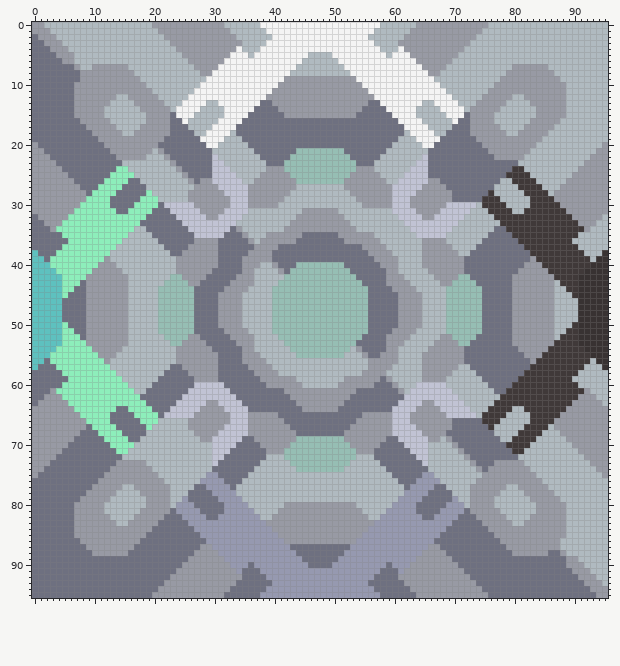
Two versions of one sprite sheet, sprites/blocks/craft/7w05.png. The picture above is the old version.
The file is 96x96 pixels.
The result:
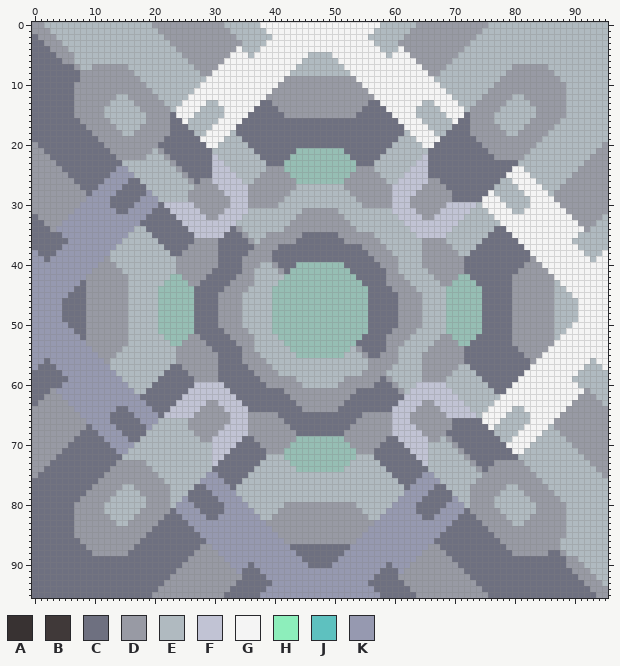
Palette (. is transparent): A #383232  B #403939  C #6e7080  D #989aa4  E #b0bac0  F #c1c3d4  G #f4f4f4  H #8deebb  J #5ec1bf  K #9699b0
Diff:
y 24: x 14..15 HH -> KK; x 80..81 BB -> GG
y 25: x 13..16 HHHH -> KKKK; x 79..82 BBBB -> GGGG
y 26: x 12..15 HHHH -> KKKK; x 80..83 BBBB -> GGGG
y 27: x 11..14 HHHH -> KKKK; x 81..84 BBBB -> GGGG
y 28: x 10..13 HHHH -> KKKK; x 19 H -> K; x 76 B -> G; x 82..85 BBBB -> GGGG
y 29: x 9..12 HHHH -> KKKK; x 18..20 HHH -> KKK; x 75..77 BBB -> GGG; x 83..86 BBBB -> GGGG
y 30: x 8..12 HHHHH -> KKKKK; x 17..20 HHHH -> KKKK; x 75..78 BBBB -> GGGG; x 83..87 BBBBB -> GGGGG
y 31: x 7..13 HHHHHHH -> KKKKKKK; x 16..19 HHHH -> KKKK; x 76..79 BBBB -> GGGG; x 82..88 BBBBBBB -> GGGGGGG
y 32: x 6..18 HHHHHHHHHHHHH -> KKKKKKKKKKKKK; x 77..89 BBBBBBBBBBBBB -> GGGGGGGGGGGGG
y 33: x 5..17 HHHHHHHHHHHHH -> KKKKKKKKKKKKK; x 78..90 BBBBBBBBBBBBB -> GGGGGGGGGGGGG
y 34: x 4..16 HHHHHHHHHHHHH -> KKKKKKKKKKKKK; x 79..91 BBBBBBBBBBBBB -> GGGGGGGGGGGGG
y 35: x 5..15 HHHHHHHHHHH -> KKKKKKKKKKK; x 80..90 BBBBBBBBBBB -> GGGGGGGGGGG
y 36: x 6..14 HHHHHHHHH -> KKKKKKKKK; x 81..89 BBBBBBBBB -> GGGGGGGGG
y 37: x 5..13 HHHHHHHHH -> KKKKKKKKK; x 82..90 BBBBBBBBB -> GGGGGGGGG
y 38: x 0 J -> K; x 4..12 HHHHHHHHH -> KKKKKKKKK; x 83..91 BBBBBBBBB -> GGGGGGGGG; x 95 A -> G
y 39: x 0..1 JJ -> KK; x 3..11 HHHHHHHHH -> KKKKKKKKK; x 84..92 BBBBBBBBB -> GGGGGGGGG; x 94..95 AA -> GG
y 40: x 0..10 JJJHHHHHHHH -> KKKKKKKKKKK; x 85..95 BBBBBBBBAAA -> GGGGGGGGGGG
y 41: x 0..9 JJJJHHHHHH -> KKKKKKKKKK; x 86..95 BBBBBBAAAA -> GGGGGGGGGG
y 42: x 0..8 JJJJJHHHH -> KKKKKKKKK; x 87..95 BBBBAAAAA -> GGGGGGGGG
y 43: x 0..7 JJJJJHHH -> KKKKKKKK; x 88..95 BBBAAAAA -> GGGGGGGG
y 44: x 0..6 JJJJJHH -> KKKKKKK; x 89..95 BBAAAAA -> GGGGGGG
y 45: x 0..5 JJJJJH -> KKKKKK; x 90..95 BAAAAA -> GGGGGG
y 46..49: x 0..4 JJJJJ -> KKKKK; x 91..95 AAAAA -> GGGGG
y 50: x 0..5 JJJJJH -> KKKKKK; x 90..95 BAAAAA -> GGGGGG
y 51: x 0..6 JJJJJHH -> KKKKKKK; x 89..95 BBAAAAA -> GGGGGGG
y 52: x 0..7 JJJJJHHH -> KKKKKKKK; x 88..95 BBBAAAAA -> GGGGGGGG
y 53: x 0..8 JJJJJHHHH -> KKKKKKKKK; x 87..95 BBBBAAAAA -> GGGGGGGGG
y 54: x 0..9 JJJJHHHHHH -> KKKKKKKKKK; x 86..95 BBBBBBAAAA -> GGGGGGGGGG
y 55: x 0..10 JJJHHHHHHHH -> KKKKKKKKKKK; x 85..95 BBBBBBBBAAA -> GGGGGGGGGGG
y 56: x 0..1 JJ -> KK; x 3..11 HHHHHHHHH -> KKKKKKKKK; x 84..92 BBBBBBBBB -> GGGGGGGGG; x 94..95 AA -> GG
y 57: x 0 J -> K; x 4..12 HHHHHHHHH -> KKKKKKKKK; x 83..91 BBBBBBBBB -> GGGGGGGGG; x 95 A -> G
y 58: x 5..13 HHHHHHHHH -> KKKKKKKKK; x 82..90 BBBBBBBBB -> GGGGGGGGG
y 59: x 6..14 HHHHHHHHH -> KKKKKKKKK; x 81..89 BBBBBBBBB -> GGGGGGGGG
y 60: x 5..15 HHHHHHHHHHH -> KKKKKKKKKKK; x 80..90 BBBBBBBBBBB -> GGGGGGGGGGG
y 61: x 4..16 HHHHHHHHHHHHH -> KKKKKKKKKKKKK; x 79..91 BBBBBBBBBBBBB -> GGGGGGGGGGGGG
y 62: x 5..17 HHHHHHHHHHHHH -> KKKKKKKKKKKKK; x 78..90 BBBBBBBBBBBBB -> GGGGGGGGGGGGG
y 63: x 6..18 HHHHHHHHHHHHH -> KKKKKKKKKKKKK; x 77..89 BBBBBBBBBBBBB -> GGGGGGGGGGGGG
y 64: x 7..13 HHHHHHH -> KKKKKKK; x 16..19 HHHH -> KKKK; x 76..79 BBBB -> GGGG; x 82..88 BBBBBBB -> GGGGGGG
y 65: x 8..12 HHHHH -> KKKKK; x 17..20 HHHH -> KKKK; x 75..78 BBBB -> GGGG; x 83..87 BBBBB -> GGGGG
y 66: x 9..12 HHHH -> KKKK; x 18..20 HHH -> KKK; x 75..77 BBB -> GGG; x 83..86 BBBB -> GGGG
y 67: x 10..13 HHHH -> KKKK; x 19 H -> K; x 76 B -> G; x 82..85 BBBB -> GGGG
y 68: x 11..14 HHHH -> KKKK; x 81..84 BBBB -> GGGG
y 69: x 12..15 HHHH -> KKKK; x 80..83 BBBB -> GGGG
y 70: x 13..16 HHHH -> KKKK; x 79..82 BBBB -> GGGG
y 71: x 14..15 HH -> KK; x 80..81 BB -> GG
Pixel boxes of the changes (left, top, right, bottom) in both pictures:
changed: (32, 166, 158, 454)
changed: (482, 166, 608, 454)
